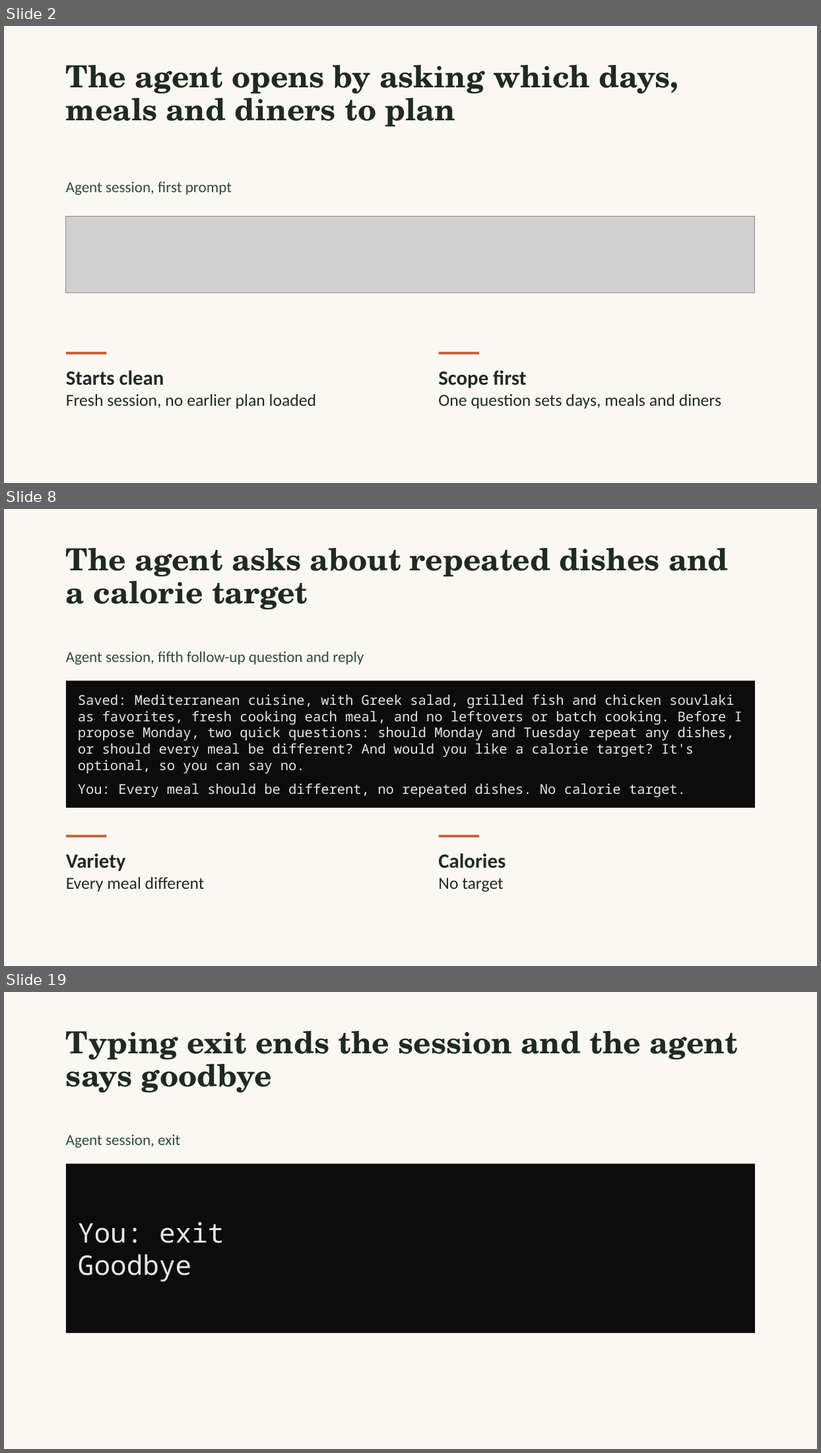
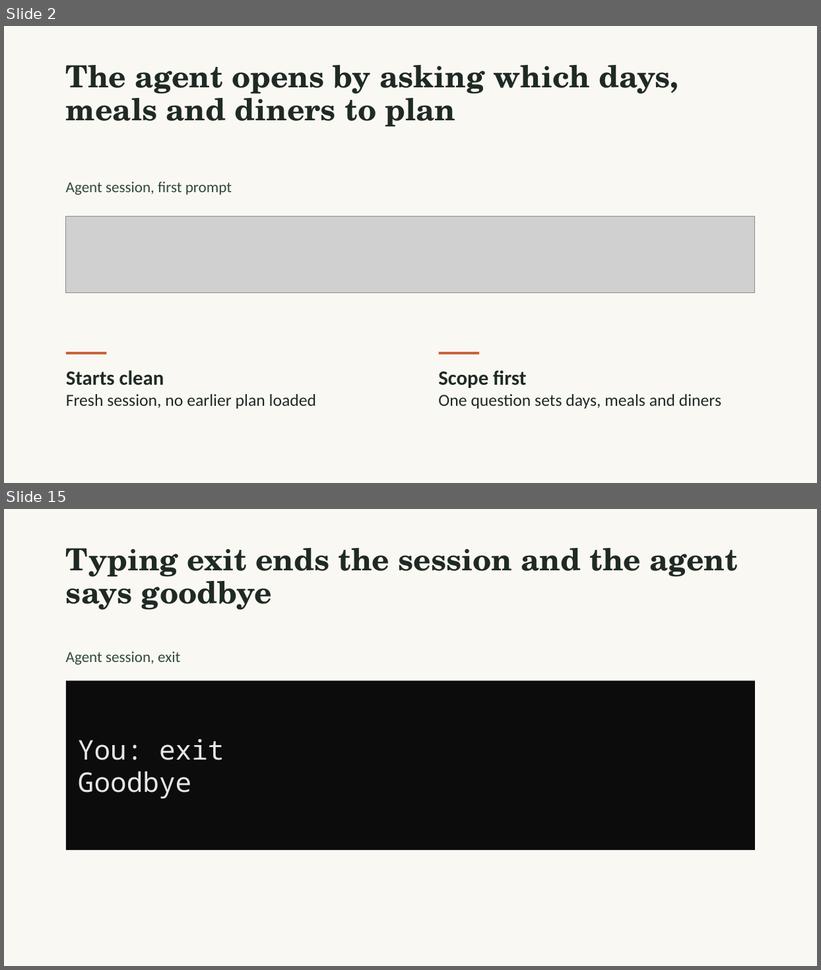
Before and after one commit to gabrieleguetta/ai-workshop-project, a slide deck: MVP-Presentation.pptx. Shown one above the other, each under a label of ours: slides 2, 8 and 19 before the commit, slides 2 and 15 after it; the slides between them are not shown. The pictures are 821x1453 and 821x970 pixels, drawn with LibreOffice and Linux fonts; fonts in the diff are those of the drawing; grey boxes stand for pictures. Boxes give left, top, right and bottom in pixels: in the first picture for what was removed or moved away, otherwise in the second. Text is boxed around its words. In the diff, an @@ line names an element or a change of style, - is before the commit and + after.

```diff
--- a/MVP-Presentation.pptx
+++ b/MVP-Presentation.pptx
@@ slide 8 removed at (4, 509, 817, 966), background #FAF8F3 @@
@@ title removed at (66, 548, 729, 610) @@
-The agent asks about repeated dishes and a calorie target
@@ text removed at (66, 652, 364, 665) @@
-Agent session, fifth follow-up question and reply
@@ rectangle removed at (66, 681, 756, 808) @@
-Saved: Mediterranean cuisine, with Greek salad, grilled fish and chicken souvlaki as favorites, fresh cooking each meal, and no leftovers or batch cooking. Before I propose Monday, two quick questions: should Monday and Tuesday repeat any dishes, or should every meal be different? And would you like a calorie target? It's optional, so you can say no.
-You: Every meal should be different, no repeated dishes. No calorie target.
@@ rectangle removed at (66, 835, 107, 838) @@
@@ rectangle removed at (439, 835, 480, 838) @@
@@ text removed at (66, 854, 205, 892) @@
-Variety
-Every meal different
@@ text removed at (438, 854, 506, 892) @@
-Calories
-No target
@@ what was slide 19 is now slide 15 @@
```
Also in this commit, not shown: 8 slides changed, 4 slides added, 7 other slides removed, 3 other files.
